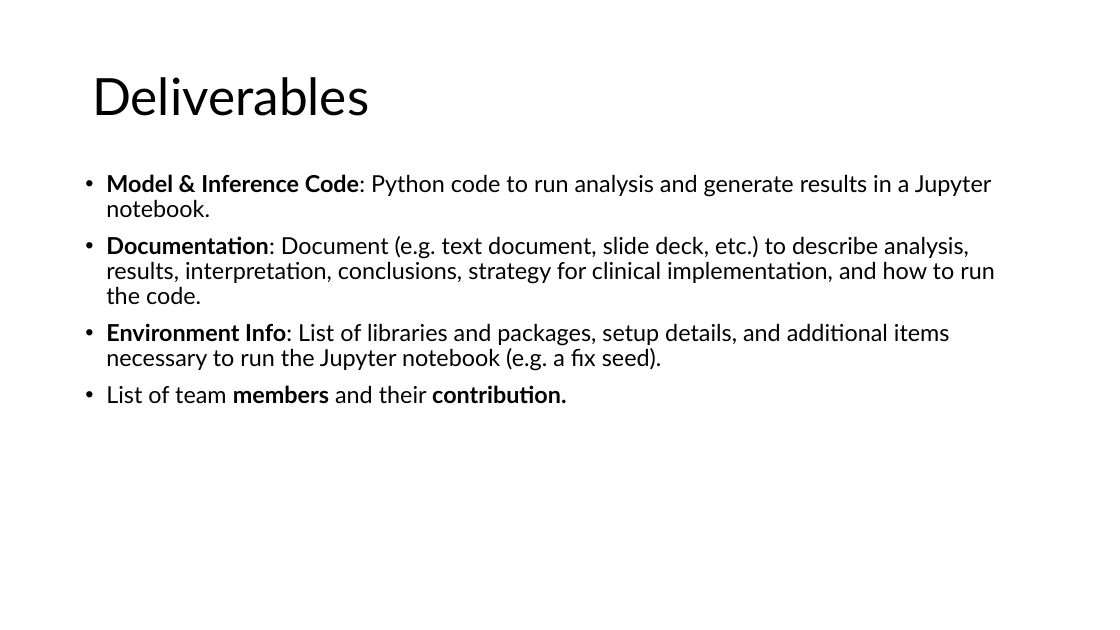
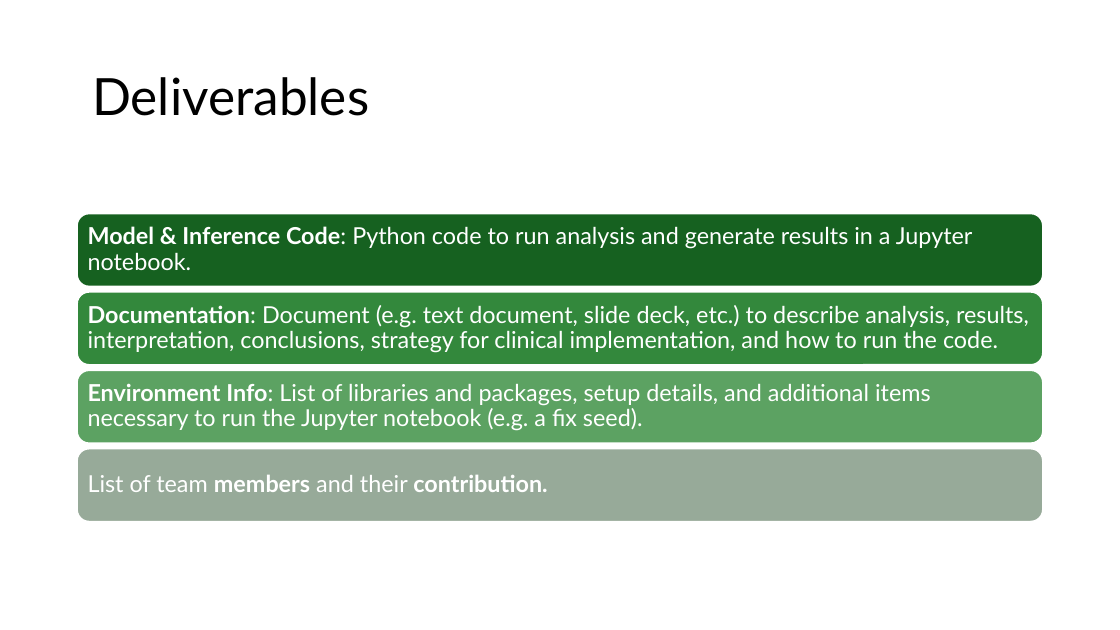
Before and after one commit to yusiGM/StrykerAI2024, a slide deck: slide 2 of SubmissionResources/StrykerSubmissionppt.pptx. Drawn at 1120x630 pixels with LibreOffice and Linux fonts; fonts in the diff are those of the drawing. Boxes give left, top, right and bottom in pixels: in the first picture for what was removed or moved away, otherwise in the second. Text is boxed around its words. In the diff, an @@ line names an element or a change of style, - is before the commit and + after.

```diff
--- a/SubmissionResources/StrykerSubmissionppt.pptx
+++ b/SubmissionResources/StrykerSubmissionppt.pptx
@@ text removed at box(106, 174, 995, 404) @@
-• Model & Inference Code: Python code to run analysis and generate results in a Jupyter notebook.
-• Documentation: Document (e.g. text document, slide deck, etc.) to describe analysis, results, interpretation, conclusions, strategy for clinical implementation, and how to run the code.
-• Environment Info: List of libraries and packages, setup details, and additional items necessary to run the Jupyter notebook (e.g. a fix seed).
-• List of team members and their contribution.
@@ group added at box(77, 213, 1044, 522): 4 rounded rectangles, 4 texts @@
+Model & Inference Code: Python code to run analysis and generate results in a Jupyter notebook.
+Documentation: Document (e.g. text document, slide deck, etc.) to describe analysis, results, interpretation, conclusions, strategy for clinical implementation, and how to run the code.
+Environment Info: List of libraries and packages, setup details, and additional items necessary to run the Jupyter notebook (e.g. a fix seed).
+List of team members and their contribution.
```
Also in this commit, not shown: 35 other slides changed, 18 slides added, 5 slides removed.
